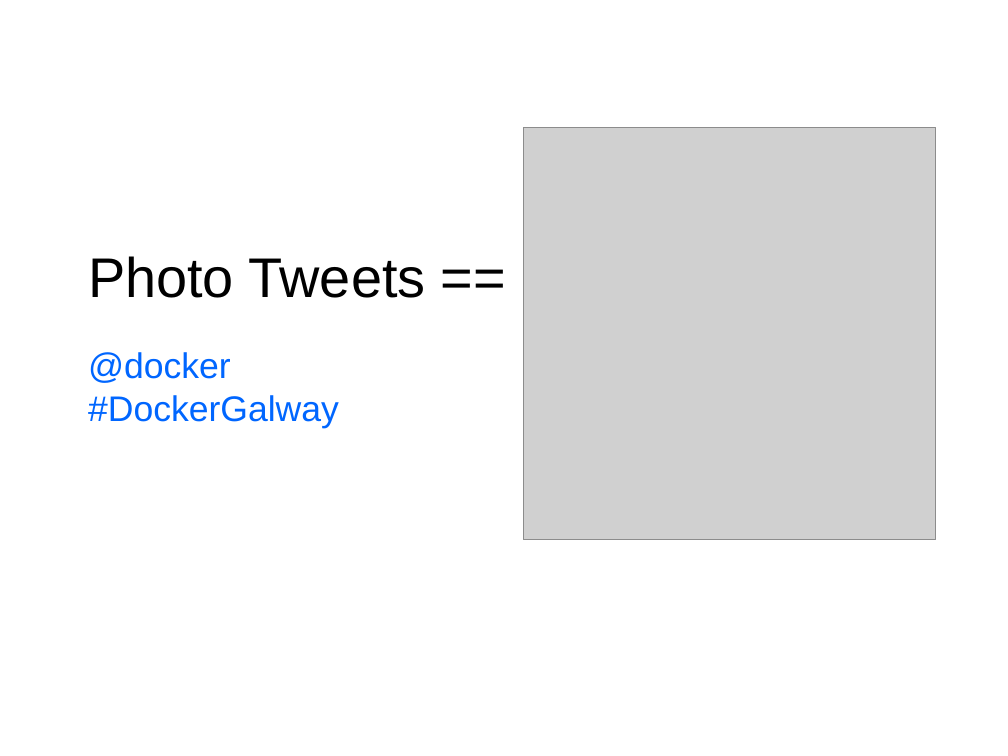
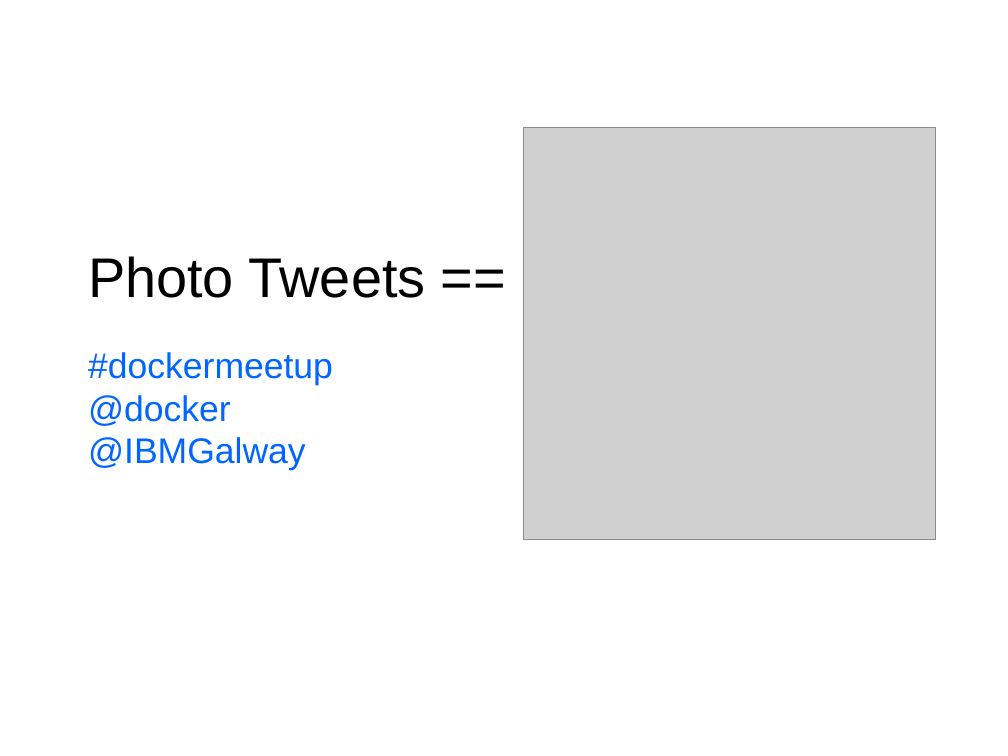
Before and after one commit to tombee/talks, a slide deck: slide 5 of GalwayMeetup131015.odp (slide 4 before the commit). Drawn at 1008x756 pixels with LibreOffice and Linux fonts; fonts in the diff are those of the drawing; grey boxes stand for pictures; background and template pictures are left out. Boxes give left, top, right and bottom in pixels: in the first picture for what was removed or moved away, otherwise in the second. Text is boxed around its words. In the diff, an @@ line names an element or a change of style, - is before the commit and + after.

```diff
--- a/GalwayMeetup131015.odp
+++ b/GalwayMeetup131015.odp
@@ text at <box>88,352,333,385</box>: paragraph added @@
+#dockermeetup
@@ text at <box>88,437,306,471</box>: text changed @@
-#DockerGalway
+@IBMGalway
```
Also in this commit, not shown: 2 other slides changed, 1 slide added, 8 other files.
